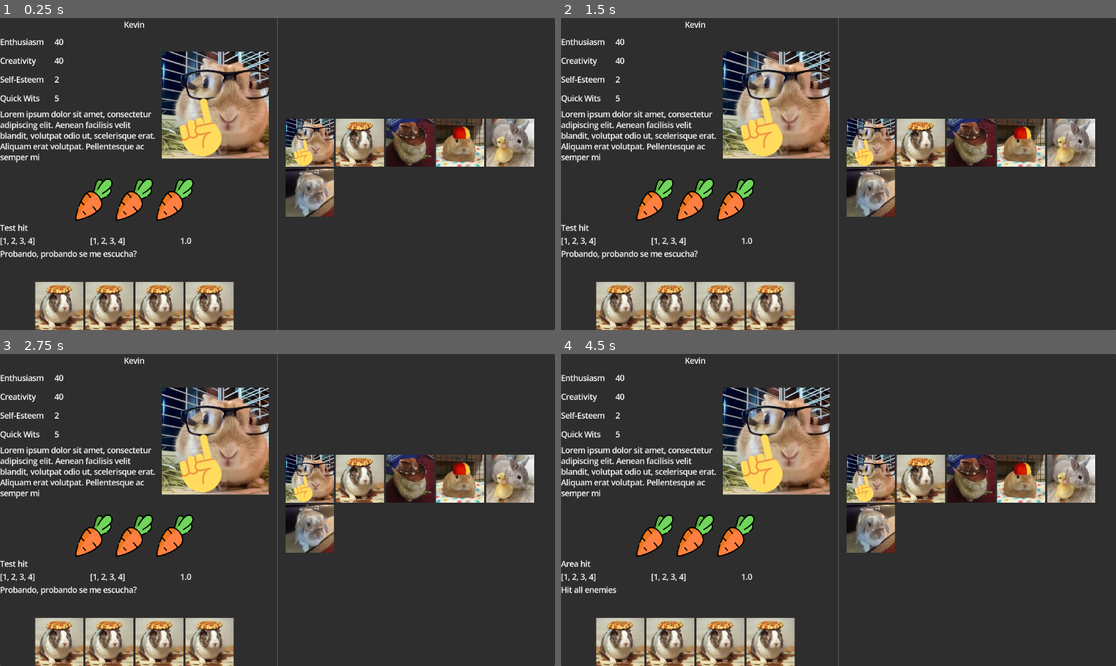
Above: before the commit, frames 1-4 (two rows, left to right).
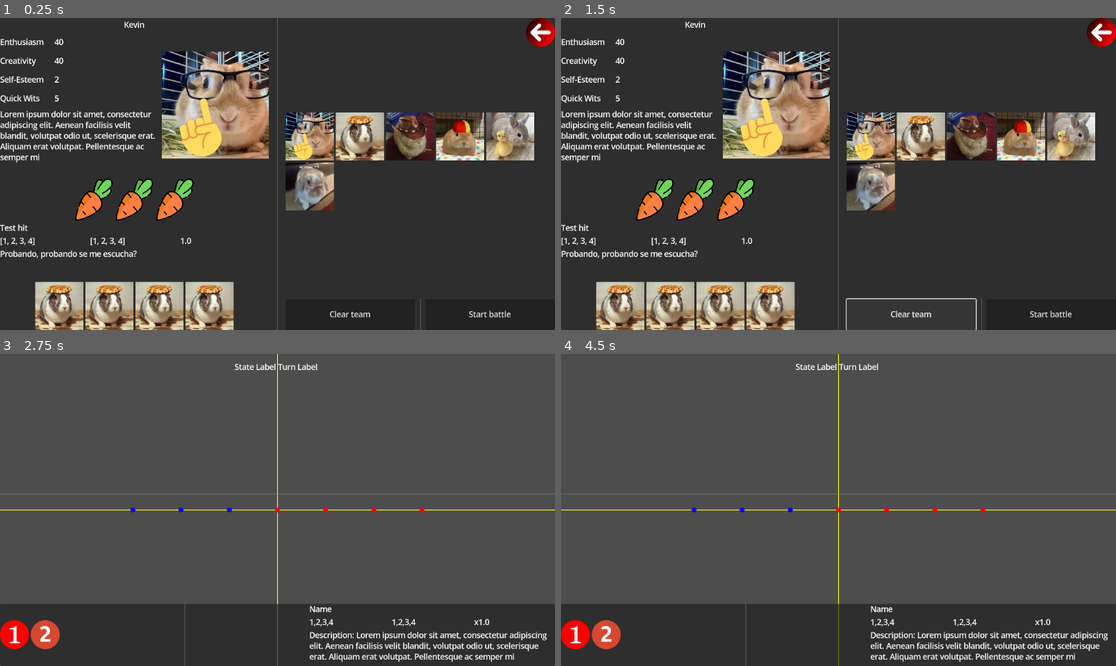
Above: after the commit, the same moments.

Repository: Yusa21/rabbitrumble
Game: Godot game, scene res://scenes/menus/characterSelection/character_selection.tscn
Two runs of this game, one before a commit and one after it. Both use one fixed random seed, a clock stepped at 60 frames per second and the inputs below. This scene is started directly instead of the project's main scene.
Inputs (mouse positions are in pixels of both pictures, inside the frame that each line leads up to):
- Up to frame 1 (0.25 s): no input
- Up to frame 2 (1.5 s): click (1099, 33) at 0.52 s; click (910, 314) at 1.25 s, where only the run after the commit has a clickable "Clear team"
- Up to frame 3 (2.75 s): click (488, 650) at 2 s, where only the run after the commit has a clickable "Start battle"
- Up to frame 4 (4.5 s): click (655, 534) at 2.77 s; click (577, 634) at 3.52 s; click (694, 534) at 4.27 s

The runs differ from the first frame. In frame 1, 7.0% of the frame differs, in the area x 51-100%, y 0-100%; in frame 2, 7.1%; in frame 3, 86%; in frame 4, 86%, in the area x 0-100%, y 0-100%.

Commit message:
Transicion a la batalla
Ya hay transición desde la pantalla de selección de personaje a la de batalla.

Diff:
--- a/project.godot
+++ b/project.godot
@@ -19,6 +19,7 @@
 
 CharacterRepo="*res://scripts/repositories/CharacterRepository.gd"
 GameManager="*res://scripts/singletons/game_manager.gd"
+StageRepo="*res://scripts/repositories/stage_repository.gd"
 
 [gui]
 
--- a/scenes/combatUI/abilityInformationComponent/ability_panel.gd
+++ b/scenes/combatUI/abilityInformationComponent/ability_panel.gd
@@ -90,7 +90,6 @@
 			print("Ability 1 disabled due to position:", abilities[0].name)
 	else:
 		ability_button_1.disabled = true
-		ability_button_1.text = "No Ability"
 		print("No ability 1 available")
 
 	# Update button 2
@@ -105,7 +104,6 @@
 			print("Ability 2 disabled due to position:", abilities[1].name)
 	else:
 		ability_button_2.disabled = true
-		ability_button_2.text = "No Ability"
 		print("No ability 2 available")
 
 func _on_ability_button_1_pressed():
--- a/scenes/menus/characterSelection/character_selection.gd
+++ b/scenes/menus/characterSelection/character_selection.gd
@@ -8,20 +8,58 @@
 @onready var char_list_panel = get_node("%CharacterList")
 @onready var enemy_team_preview_panel = get_node("%EnemyTeamPreview")
 @onready var player_team_preview_panel = get_node("%PlayerTeamPreview")
+@onready var team_buttons = get_node("%TeamButtons")
+@onready var options_buttons = get_node("%TopRightOptions")
 
 func _ready() -> void:
+
+	#Saca los personajes desbloqueados del game manager
 	for character_id in GameManager.unlocked_char_list:
 		unlocked_char_list.append(CharacterRepo.load_character_data_by_id(character_id))
 
+	#Saca los enemigos del nivel del game manager
 	for character_id in GameManager.level_enemy_characters:
 		level_enemy_characters.append(CharacterRepo.load_character_data_by_id(character_id))
 
 
 	event_bus = CharacterSelectionBus.new()
+
 	char_info_panel.initialize(event_bus)
 	char_list_panel.initialize(event_bus, unlocked_char_list)
 	enemy_team_preview_panel.initialize(event_bus, level_enemy_characters)
 	player_team_preview_panel.initialize(event_bus)
+	team_buttons.initialize(event_bus)
+	options_buttons.initialize(event_bus)
+
+	event_bus.start_button_clicked.connect(_on_start_button_clicked)
+	event_bus.back_button_clicked.connect(_on_back_button_clicked)
 
 	#Esto es mazo cutre pero hace que el primer personaje de la lista se ponga por defecto
 	event_bus.emit_signal("character_clicked", unlocked_char_list[0])
+
+func _on_start_button_clicked():
+	transition_to_battle()
+
+func _on_back_button_clicked():
+	transition_to_stage_selection()
+
+func transition_to_battle():
+	var player_team: Array
+	var enemy_team: Array
+
+	for character in player_team_preview_panel.get_children():
+		if character.has_meta("character_data"):
+			var char_data = character.get_meta("character_data")
+			player_team.append(char_data["character_id"])
+
+	for character in enemy_team_preview_panel.get_children():
+		if character.has_meta("character_data"):
+			var char_data = character.get_meta("character_data")
+			enemy_team.append(char_data["character_id"])
+
+	GameManager.setup_battle(player_team,enemy_team)
+	GameManager.start_battle()
+
+func transition_to_stage_selection():
+	#TODO
+	pass
--- a/scenes/menus/characterSelection/character_selection.tscn
+++ b/scenes/menus/characterSelection/character_selection.tscn
@@ -1,11 +1,14 @@
-[gd_scene load_steps=7 format=3 uid="uid://c2nxm6hut36wv"]
+[gd_scene load_steps=10 format=3 uid="uid://c2nxm6hut36wv"]
 
 [ext_resource type="PackedScene" uid="uid://dw4rnrhjoi6kj" path="res://scenes/menus/characterSelection/characterInfoComponent/character_info.tscn" id="1_jiri0"]
 [ext_resource type="Script" uid="uid://bm4avyvtajbs8" path="res://scenes/menus/characterSelection/character_selection.gd" id="1_prrdb"]
 [ext_resource type="Script" uid="uid://48mgfj3pcqyq" path="res://scenes/menus/characterSelection/enemyTeamPreviewComponent/enemy_team_preview.gd" id="3_bdnlr"]
 [ext_resource type="Script" uid="uid://b6o8pqpwabvfj" path="res://scenes/menus/characterSelection/characterListComponent/character_list.gd" id="3_i8m77"]
 [ext_resource type="Texture2D" uid="uid://b7iccpsbjijvv" path="res://assets/sprites/characters/testDummy_idle.png" id="4_bdnlr"]
+[ext_resource type="Script" uid="uid://vvv4evbnnhv4" path="res://scenes/menus/characterSelection/topRightOptionsComponent/top_right_options.gd" id="5_2s4wh"]
+[ext_resource type="Texture2D" uid="uid://byr5n2dkedagk" path="res://assets/menu/button/back_arrow.png" id="5_4xs55"]
 [ext_resource type="Script" uid="uid://c20ady8sma232" path="res://scenes/menus/characterSelection/playerTeamPreviewComponent/player_team_preview.gd" id="5_n0mw4"]
+[ext_resource type="Script" uid="uid://bpapccbhtrpqg" path="res://scenes/menus/characterSelection/teamButtonsComponent/team_buttons.gd" id="7_3hanb"]
 
 [node name="CharacterSelection" type="Control"]
 layout_mode = 3
@@ -62,16 +65,26 @@
 size_flags_horizontal = 3
 
 [node name="TopRightOptions" type="HBoxContainer" parent="UIMargin/UIContainer/RightSide"]
+unique_name_in_owner = true
+layout_direction = 3
 layout_mode = 2
 size_flags_vertical = 3
 size_flags_stretch_ratio = 0.75
+script = ExtResource("5_2s4wh")
+
+[node name="BackButton" type="TextureButton" parent="UIMargin/UIContainer/RightSide/TopRightOptions"]
+custom_minimum_size = Vector2(60, 60)
+layout_mode = 2
+texture_normal = ExtResource("5_4xs55")
+ignore_texture_size = true
+stretch_mode = 0
 
 [node name="PlayerTeamPreview" type="HBoxContainer" parent="UIMargin/UIContainer/RightSide"]
 unique_name_in_owner = true
+layout_direction = 3
 layout_mode = 2
 size_flags_vertical = 6
 size_flags_stretch_ratio = 2.0
-alignment = 2
 script = ExtResource("5_n0mw4")
 
 [node name="CharacterButton" type="TextureButton" parent="UIMargin/UIContainer/RightSide/PlayerTeamPreview"]
@@ -96,6 +109,30 @@
 ignore_texture_size = true
 stretch_mode = 4
 
+[node name="TeamButtons" type="HBoxContainer" parent="UIMargin/UIContainer/RightSide"]
+unique_name_in_owner = true
+layout_mode = 2
+size_flags_vertical = 3
+script = ExtResource("7_3hanb")
+
+[node name="ClearButton" type="Button" parent="UIMargin/UIContainer/RightSide/TeamButtons"]
+layout_mode = 2
+size_flags_horizontal = 3
+text = "Clear team"
+
+[node name="VSeparator" type="VSeparator" parent="UIMargin/UIContainer/RightSide/TeamButtons"]
+layout_mode = 2
+size_flags_horizontal = 3
+size_flags_stretch_ratio = 0.05
+
+[node name="StartButton" type="Button" parent="UIMargin/UIContainer/RightSide/TeamButtons"]
+layout_mode = 2
+size_flags_horizontal = 3
+text = "Start battle"
+
 [connection signal="pressed" from="UIMargin/UIContainer/LeftSide/EnemyTeamPreview/CharacterButton" to="UIMargin/UIContainer/LeftSide/EnemyTeamPreview" method="_on_character_button_pressed"]
+[connection signal="pressed" from="UIMargin/UIContainer/RightSide/TopRightOptions/BackButton" to="UIMargin/UIContainer/RightSide/TopRightOptions" method="_on_back_button_pressed"]
 [connection signal="pressed" from="UIMargin/UIContainer/RightSide/PlayerTeamPreview/CharacterButton" to="UIMargin/UIContainer/RightSide/PlayerTeamPreview" method="_on_character_button_pressed"]
 [connection signal="pressed" from="UIMargin/UIContainer/RightSide/CharacterList/CharacterButton" to="UIMargin/UIContainer/RightSide/CharacterList" method="_on_character_button_pressed"]
+[connection signal="pressed" from="UIMargin/UIContainer/RightSide/TeamButtons/ClearButton" to="UIMargin/UIContainer/RightSide/TeamButtons" method="_on_clear_button_pressed"]
+[connection signal="pressed" from="UIMargin/UIContainer/RightSide/TeamButtons/StartButton" to="UIMargin/UIContainer/RightSide/TeamButtons" method="_on_start_button_pressed"]
--- a/scenes/menus/characterSelection/character_selection_event_bus.gd
+++ b/scenes/menus/characterSelection/character_selection_event_bus.gd
@@ -4,3 +4,6 @@
 signal character_clicked(character)
 signal character_right_clicked(character)
 signal ability_clicked(ability)
+signal clear_button_clicked
+signal start_button_clicked
+signal back_button_clicked
--- a/scenes/menus/characterSelection/playerTeamPreviewComponent/player_team_preview.gd
+++ b/scenes/menus/characterSelection/playerTeamPreviewComponent/player_team_preview.gd
@@ -16,6 +16,7 @@
     event_bus = bus
     # Connect to the right-click signal
     event_bus.character_right_clicked.connect(_on_character_right_clicked)
+    event_bus.clear_button_clicked.connect(_on_clear_button_clicked)
 
 # Handle character right-click
 func _on_character_right_clicked(char_data):
@@ -41,6 +42,9 @@
     # Add the character
     selected_characters.append(char_data)
     add_character_button(char_data)
+
+func _on_clear_button_clicked():
+    clear_selection()
 
 # Add a button for the character
 func add_character_button(char_data):
--- /dev/null
+++ b/scenes/menus/characterSelection/teamButtonsComponent/team_buttons.gd
@@ -0,0 +1,15 @@
+extends HBoxContainer
+
+var event_bus
+
+func _ready() -> void:
+	pass
+
+func initialize(bus):
+	event_bus = bus
+
+func _on_start_button_pressed() -> void:
+	event_bus.emit_signal("start_button_clicked")
+
+func _on_clear_button_pressed() -> void:
+	event_bus.emit_signal("clear_button_clicked")
--- /dev/null
+++ b/scenes/menus/characterSelection/topRightOptionsComponent/top_right_options.gd
@@ -0,0 +1,12 @@
+extends HBoxContainer
+
+var event_bus
+
+func _ready() -> void:
+	pass
+
+func initialize(bus):
+	event_bus = bus
+
+func _on_back_button_pressed() -> void:
+	event_bus.emit_signal("back_button_clicked")
--- /dev/null
+++ b/scenes/menus/stageSelection/stage_selection.tscn
@@ -0,0 +1,40 @@
+[gd_scene format=3 uid="uid://cgfys0mix6p3o"]
+
+[node name="StageSelection" type="Control"]
+layout_mode = 3
+anchors_preset = 15
+anchor_right = 1.0
+anchor_bottom = 1.0
+grow_horizontal = 2
+grow_vertical = 2
+
+[node name="MarginContainer" type="MarginContainer" parent="."]
+layout_mode = 1
+anchors_preset = 15
+anchor_right = 1.0
+anchor_bottom = 1.0
+grow_horizontal = 2
+grow_vertical = 2
+
+[node name="Panel" type="Panel" parent="MarginContainer"]
+layout_mode = 2
+
+[node name="UIContainer" type="HBoxContainer" parent="MarginContainer"]
+layout_mode = 2
+
+[node name="LeftSide" type="VBoxContainer" parent="MarginContainer/UIContainer"]
+layout_mode = 2
+size_flags_horizontal = 3
+
+[node name="RightSide" type="VBoxContainer" parent="MarginContainer/UIContainer"]
+layout_mode = 2
+size_flags_horizontal = 3
+
+[node name="TopRightOptions" type="HBoxContainer" parent="MarginContainer/UIContainer/RightSide"]
+layout_mode = 2
+size_flags_vertical = 3
+
+[node name="StageInformation" type="VBoxContainer" parent="MarginContainer/UIContainer/RightSide"]
+layout_mode = 2
+size_flags_vertical = 3
+size_flags_stretch_ratio = 10.0
--- /dev/null
+++ b/scripts/repositories/stage_repository.gd
@@ -0,0 +1,16 @@
+extends Node
+class_name StageRepository
+##Repositorio para cargar la informacion de mision de los recursos .tres
+
+
+const res_ext = ".tres" ##Extension para los recursos
+const stage_res_path = "res://resources/stages/" ##Constante que tiene el path a los recursos de mision
+
+##Devuelve la informacion de la mision segun el id
+##Si no encuentra nada devuelve nulo
+func load_stage_data_by_id(id: String) -> StageData:
+	var path = stage_res_path + id + res_ext
+	if not FileAccess.file_exists(path):
+		print("Stage resource not found: " + path)
+		return null
+	return load(path) as StageData
--- /dev/null
+++ b/scripts/resource_models/stages/stage_data.gd
@@ -0,0 +1,9 @@
+extends Resource
+class_name StageData
+
+@export var id: String = "0"
+@export var name: String = "Default"
+@export var number: int = 0
+@export var description: String = "Lorem ipsum dolor sit amet, consectetur adipiscing elit, sed do eiusmod tempor incididunt ut labore et dolore magna aliqua. Ut enim ad minim veniam, quis nostrud exercitation ullamco laboris nisi ut aliquip ex ea commodo consequat. Duis aute irure dolor in reprehenderit in voluptate velit esse cillum dolore eu fugiat nulla pariatur. Excepteur sint occaecat cupidatat non proident, sunt in culpa qui officia deserunt mollit anim id est laborum."
+@export var enemies: Array[String] = ["testDummy","testDummy","testDummy","testDummy"]
+@export var reward: String = "" ##Recompensa del la misiom, problamente personajes pero todavia no se que ponerle
--- a/scripts/singletons/game_manager.gd
+++ b/scripts/singletons/game_manager.gd
@@ -1,9 +1,11 @@
 extends Node
 #---------------------USER DATA-------------------------------------------------------
 var unlocked_char_list = ["testDummy","testDummy2","p_c_003","p_c_004","p_c_005","p_c_006"]
+var unlocked_stage_list = []
+var completed_stage_list = []
 
 
-#----------------------STAGE INFORMATION---------------------------------------------
+#----------------------CHARACTER SELECTION TRANSITION-----------------------------------
 var level_enemy_characters = ["testDummy2","testDummy2","testDummy2","testDummy2"]
 
 #---------------------BATTLE DATA TRANSITION------------------------------------------
Binary file added: assets/menu/button/back_arrow.png
Not shown, added: assets/menu/button/back_arrow.png.import
Not shown, added: scenes/menus/characterSelection/teamButtonsComponent/team_buttons.gd.uid
Not shown, added: scenes/menus/characterSelection/topRightOptionsComponent/top_right_options.gd.uid
Not shown, added: scripts/repositories/stage_repository.gd.uid
Not shown, added: scripts/resource_models/stages/stage_data.gd.uid
